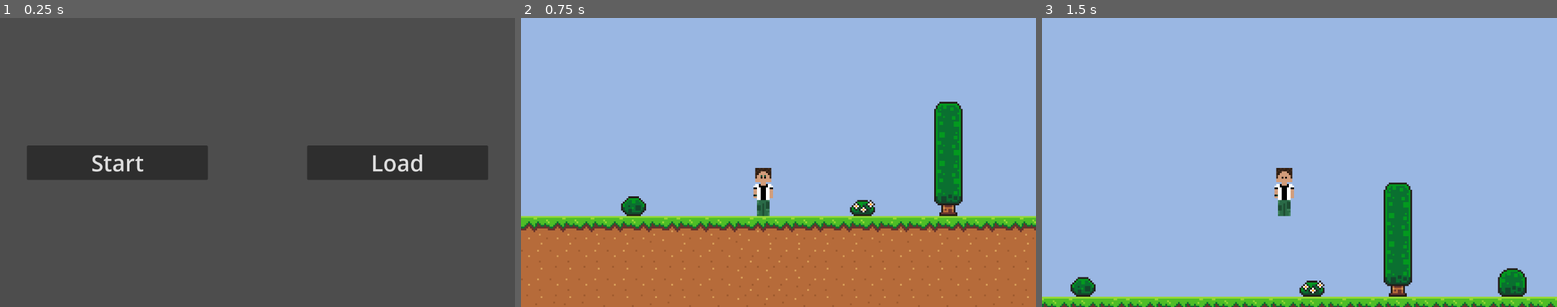
Above: before the commit, frames 1-3 (left to right).
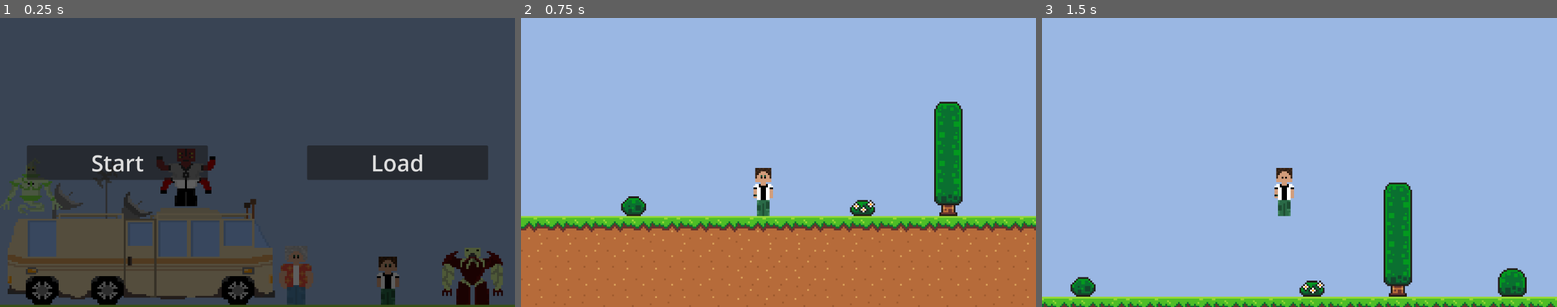
Above: after the commit, the same moments.

Repository: Shelseymp/AppDevProject2
Game: Godot game, scene res://scenes/main_menu.tscn
The game is run twice, just before and just after one commit, with the same random seed, the same clock (stepped at 60 frames per second) and the same inputs.
Inputs:
- Up to frame 1 (0.25 s): no input
- Up to frame 2 (0.75 s): click "Start" at 0.5 s
- Up to frame 3 (1.5 s): tap Enter (ui_accept) at 1.25 s; hold Right (ui_right) from 1.28 s (still down)

The runs differ from the first frame. In frame 1, 9.1% of the frame differs, in the area x 0-100%, y 45-100%; in frame 2, nothing differs; in frame 3, nothing differs.

Commit message:
menu background

Diff:
--- a/scenes/main_menu.tscn
+++ b/scenes/main_menu.tscn
@@ -1,6 +1,11 @@
-[gd_scene load_steps=2 format=3 uid="uid://dhes575ks3lv4"]
+[gd_scene load_steps=4 format=3 uid="uid://dhes575ks3lv4"]
 
 [ext_resource type="Script" path="res://scripts/main_menu.gd" id="1_c7lf6"]
+[ext_resource type="Texture2D" uid="uid://cuf82267h0wsr" path="res://assets/brackeys_platformer_assets/sprites/MenuScreen.png" id="2_e1w3q"]
+
+[sub_resource type="StyleBoxTexture" id="StyleBoxTexture_gsdn6"]
+texture = ExtResource("2_e1w3q")
+modulate_color = Color(0.37, 0.37, 0.37, 1)
 
 [node name="MainMenu" type="Control"]
 layout_mode = 3
@@ -10,6 +15,19 @@
 grow_horizontal = 2
 grow_vertical = 2
 script = ExtResource("1_c7lf6")
+
+[node name="Panel" type="Panel" parent="."]
+layout_mode = 1
+anchors_preset = 15
+anchor_right = 1.0
+anchor_bottom = 1.0
+offset_left = -6.0
+offset_top = -129.0
+offset_right = 10.0
+offset_bottom = 253.0
+grow_horizontal = 2
+grow_vertical = 2
+theme_override_styles/panel = SubResource("StyleBoxTexture_gsdn6")
 
 [node name="Start" type="Button" parent="."]
 layout_mode = 1
